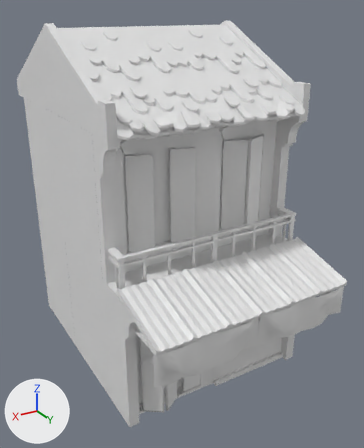
Before and after pictures for a commit that changed the FBX model Assets/Assets/Environments/Meshes/Dioramas/SM_Facade_OldQuarter_Double_01.fbx.
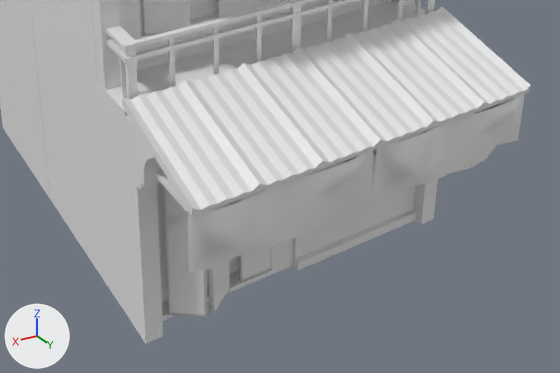
Each version appears first whole from a 50 mm camera at (-36.75, -67.79, 28.55) aimed at (-44.26, -80.31, 22.29), and next in a close-up on the part from 13% to 100% of the width and 52% to 99% of the height. Arrows for +X, +Y and +Z are at lower left; the lights stay in place. The first two pictures are the older version. Where no turn or scale is listed for an object, it has been applied to the vertices. Vertices at exactly the same position are counted once.

The older version as bpy lines, for what is in view:
```python
me_cube_143 = bpy.data.meshes.new('Cube.143')
me_cube_143.from_pydata(...)  # 2292 vertices, 1797 faces; spans x -6.0..0.05, y -7.87..2.21, z 0.0..10.35
me_cube_143.materials.append(mat_m_gradient)  # its picture is missing
ob_sm_facade_oldquarter_double_01 = bpy.data.objects.new('SM_Facade_OldQuarter_Double_01', me_cube_143)
ob_sm_facade_oldquarter_double_01.location = (-41.0, -78.0, 17.82)
```
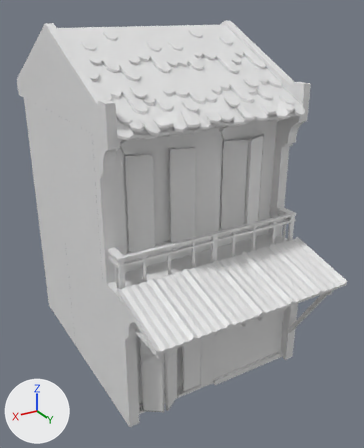
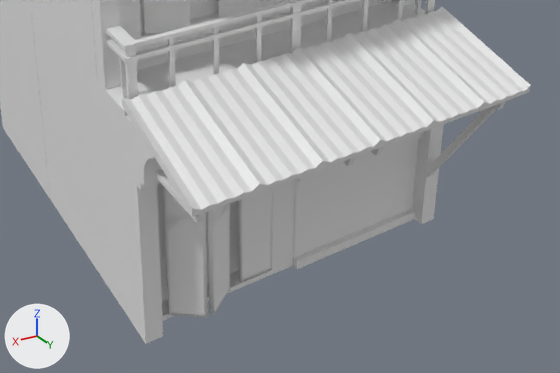
The newer file is also turned or shifted as a whole; pictures and numbers use the older file's frame.

Pixel boxes [x1, y1, x2, y2] of what changed, in the close-ups (560 x 373 px; the box of a moved part takes in the faces that stretch with it):
'SM_Facade_OldQuarter_Double_01', reshaped: before [0, 0, 530, 344]; after [0, 0, 531, 344]
part 1 of me_cube_143, moved or reshaped: before [295, 132, 424, 270]; after [294, 132, 423, 269]
part 2 of me_cube_143, deleted: before [373, 94, 525, 199]
part 3 of me_cube_143, deleted: before [188, 150, 373, 273]
part 4 of me_cube_143, deleted (mostly hidden): before [337, 154, 376, 175]

What changed in the scene script:
```text
Change me_cube_143:
    used by ob_sm_facade_oldquarter_double_01; location = (-41.0, -78.0, 17.82)
    remove me_cube_143.from_pydata(...)  # 2292 vertices, 1797 faces; spans x -6.0..0.05, y -7.87..2.21, z 0.0..10.35
    add me_cube_143.from_pydata(...)  # 2178 vertices, 1699 faces; spans x -6.0..0.03, y -7.87..2.09, z 0.0..10.35
    me_cube_143 part 1: the loose piece of 46 vertices spanning x -6.0..-3.0, y 0.05..0.15, z 0.0..2.0 is moved by (0.0, -0.03, 0.0)
    me_cube_143 part 2: the loose piece of 36 vertices spanning x -6.0..-3.0, y 1.85..2.21, z 2.57..3.67 is deleted
    me_cube_143 part 3: the loose piece of 36 vertices spanning x -2.95..0.05, y 1.85..2.21, z 2.57..3.67 is deleted
    me_cube_143 part 4: the loose piece of 22 vertices spanning x -4.73..-3.36, y 0.56..0.85, z 1.91..3.2 is deleted
    other edits to the shape of me_cube_143 do not show in these pictures
```
